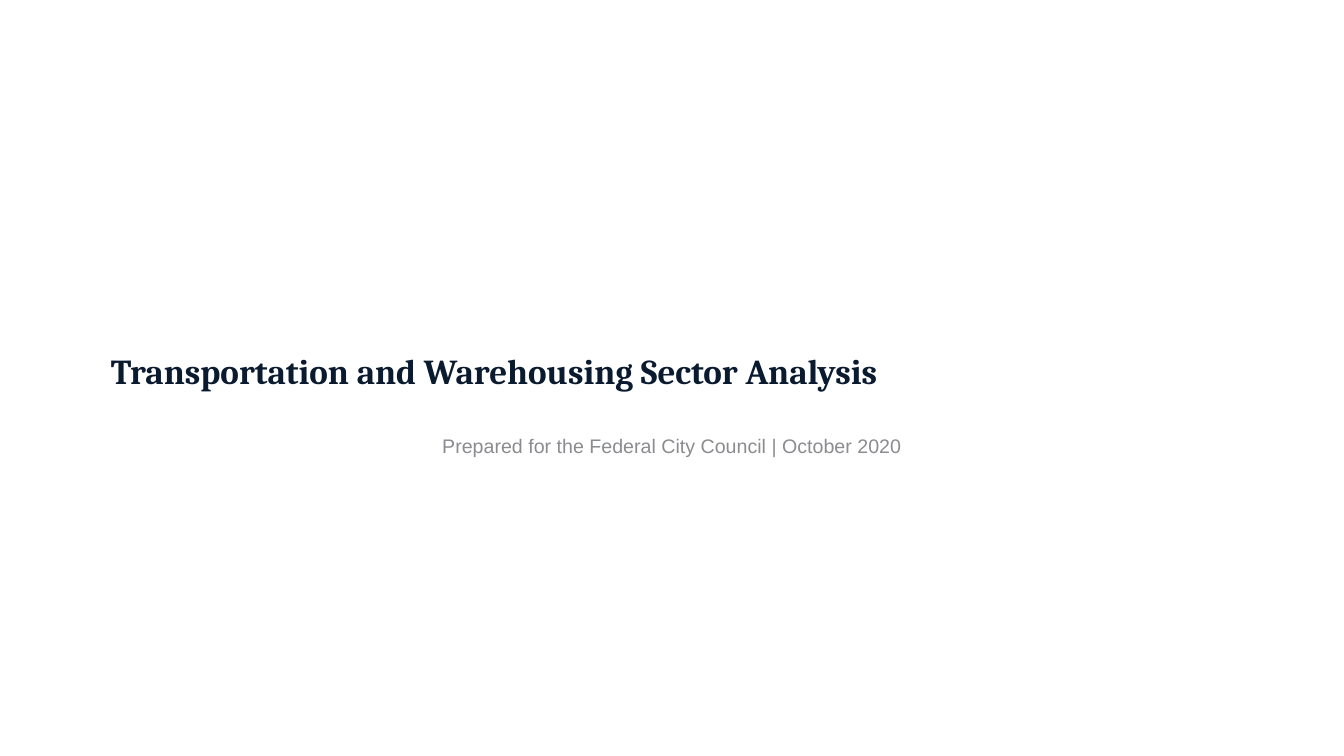
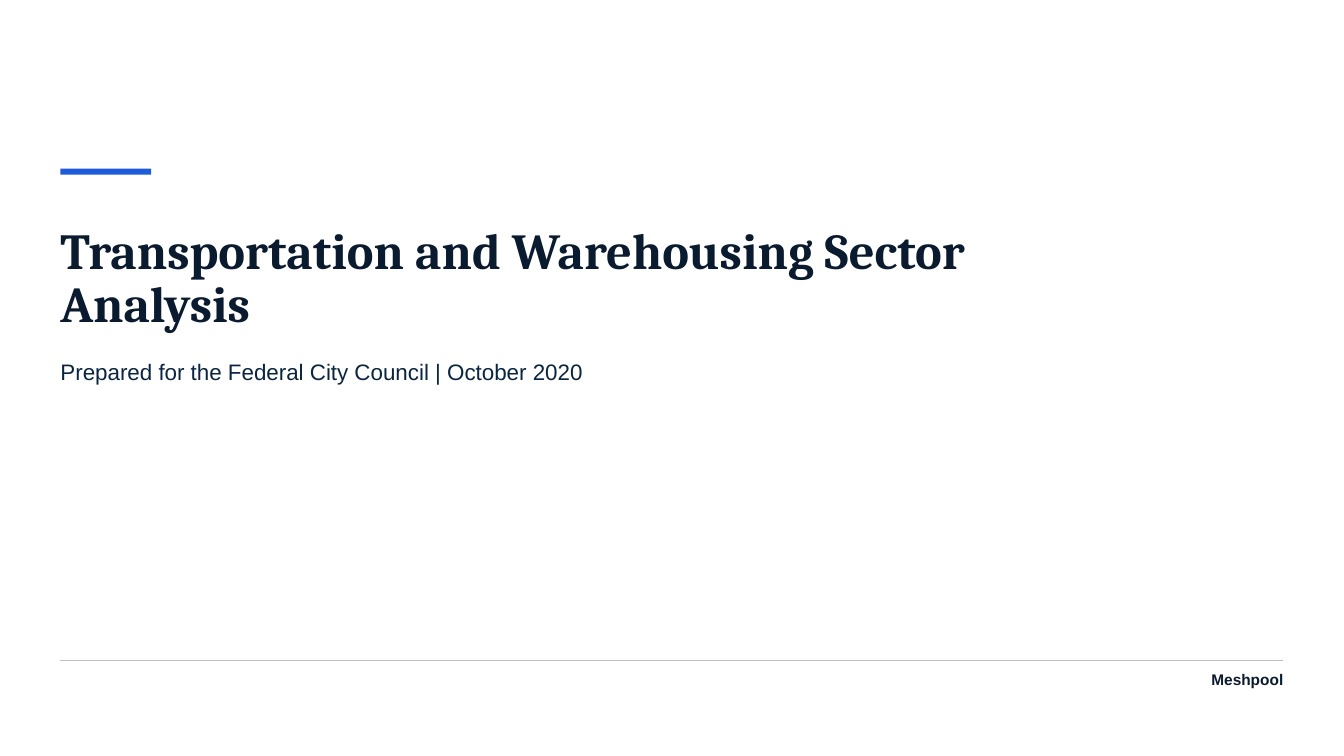
Before and after one commit to hamzaaziada/meshpool-harness, a slide deck: slide 1 of docs/deck-engine/examples/content_only_dc.pptx. Drawn at 1344x756 pixels with LibreOffice and Linux fonts; fonts in the diff are those of the drawing. Boxes give left, top, right and bottom in pixels: in the first picture for what was removed or moved away, otherwise in the second. Text is boxed around its words. In the diff, an @@ line names an element or a change of style, - is before the commit and + after.

```diff
--- a/docs/deck-engine/examples/content_only_dc.pptx
+++ b/docs/deck-engine/examples/content_only_dc.pptx
@@ rectangle added at <box>60,168,151,174</box>, fill #1E5BD8 @@
@@ title "Transportation and Warehousing Sector Analysis": place and size @@
-title "Transportation and Warehousing Sector Analysis" at <box>111,359,878,392</box>
+title "Transportation and Warehousing Sector Analysis" at <box>60,234,965,333</box>
@@ title "Transportation and Warehousing Sector Analysis" at <box>60,234,965,333</box>: size 25 to 36 pt; line spacing 0.9 to 38pt @@
@@ subtitle "Prepared for the Federal City ...": place and size @@
-subtitle "Prepared for the Federal City ..." at <box>442,439,901,457</box>
+subtitle "Prepared for the Federal City ..." at <box>60,363,583,385</box>
@@ subtitle "Prepared for the Federal City ..." at <box>60,363,583,385</box>: size 14 to 16 pt, text colour #8C8D8F to #0A2540; alignment centre to left @@
@@ line added from (60, 660) to (1284, 660), #BFBFBF 0.5 pt @@
@@ text added at <box>1211,674,1283,689</box>, 11 pt, text #0A1A2F, bold @@
+Meshpool
```
Also in this commit, not shown: 8 other slides changed, 1 slide removed, 14 other files.
